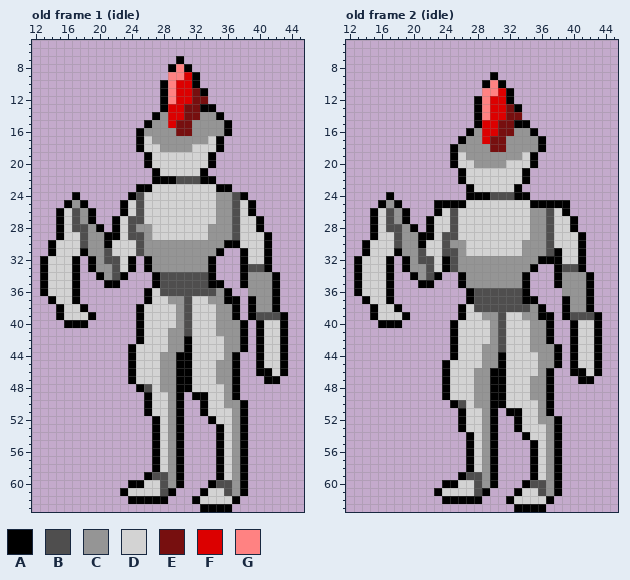
Pixel-art file, stored at Assets/DawnyArt/enemy1.aseprite. Above, as it was before the edit.
64x64 pixels, 16 frames. Shown: old frame 1 (idle): x 12..45, y 5..63; old frame 2 (idle): x 12..45, y 5..63. The commit also changed other frames, which this record leaves out.
Palette (. is transparent): A #000000  B #4f4e4e  C #959595  D #d3d3d3  E #770f0f  F #dc0000  G #ff8282
Pixels before, old frame 1 (idle), first column x 13:
 7 .................A.............
 8 ................AGA............
 9 ................GGFA...........
10 ...............AGFFA...........
11 ...............AGFFEA..........
12 ...............AGFFEE..........
13 ...............AFFEEAA.........
14 ..............ACFFEECCA........
15 .............ACCFEECCCCA.......
16 ............ACCCCEECCCCA.......
17 ............ADCCCCCCCDA........
18 ............ADDCCCCDDDA........
19 .............ADDDDDDDA.........
20 .............ADDDDDDDA.........
21 ..............ADDDDDA..........
22 ..............AAABBBAA.........
23 ............AADDDDDDDDAA.......
24 ....A......ABDDDDDDDDDCCBA.....
25 ...ACA....ADBDDDDDDDDDCCBDA....
26 ..ADBCA...ADBDDDDDDDDDCCBDA....
27 ..ADBCA..ADBBDDDDDDDDDCCBDDA...
28 ..ADBBCA.ADBCCDDDDDDDCCCBDDA...
29 ..ADDBCCAADBBCDDDDDDDCCCBDDDA..
30 .ADDDBCCADDDBCCCCCCCCCCAADDDA..
31 .ADDDACCBDDDBCCCCCCCCCA..ADDA..
32 ADDDA.ACBBDA.ACCCCCCCA...ADDA..
33 ADDDA.ACCBDA.ACCCCCCCA...ABBA..
34 ADDDA..ACBA...ABBBBBBA...ACCCA.
35 ADDDA...AA....ABBBBBBAA..ACCCA.
36 ADDDA........ADBBBBBBBCA..CCCA.
37 .ADDA........ADDCCBDDCCAA.ACCA.
38 ..ADDA......ADDDDCBDDDCCA.ACCA.
39 ..ADDDA.....ADDDDCBDDDCCA.ABBBA
40 ...AAA......ADDDDCBDDDCCCA.ADDA
41 ............ADDDCCBDDDCCCA.ADDA
42 ............ADDDCCADDDDCCA.ADDA
43 ...........ADDDDCCADDDDCCA.ADDA
44 ...........ADDDCCAADDDDCA..ADDA
45 ...........ADDDCCAADDDCCA..ADDA
46 ...........ADDDCCAADDDCCA..AADA
47 ...........ADDDCCAADDDCCA...AA.
48 ............ABDCCAADDDDCA......
49 .............ADDCA.AADDCA......
50 .............ADDCA..ADDCCA.....
51 .............ADDCA..ADDDCA.....
52 ..............ADCA...ADDCA.....
53 ..............ADCA....ADCA.....
54 ..............ADCA....ADCA.....
55 ..............ADCA....ADCA.....
56 ..............ADCA....ADCA.....
57 ..............ADCA....ADCA.....
58 ..............ADCA....ADCA.....
59 .............ABBCA....ADCA.....
60 ...........AADDBCA...ABBCA.....
61 ..........ADDDDBA...ADDBCA.....
62 ...........AAAAA...ADDDDA......
63 ....................AAAA.......
Pixels before, old frame 2 (idle), first column x 13:
 9 .................A.............
10 ................AGA............
11 ................GGFA...........
12 ...............AGFFA...........
13 ...............AGFFEA..........
14 ...............AGFFEE..........
15 ...............AFFEEAA.........
16 ..............ACFFEECCA........
17 .............ACCFEECCCCA.......
18 ............ACCCCEECCCCA.......
19 ............ADCCCCCCCDA........
20 ............ADDCCCCDDDA........
21 .............ADDDDDDDA.........
22 .............ADDDDDDDA.........
23 ..............ADDDDDA..........
24 ....A.........AAABBBAA.........
25 ...ACA....AAAADDDDDDDDAAAAA....
26 ..ADBCA...ADBDDDDDDDDDCCBDA....
27 ..ADBCA..ADDBDDDDDDDDDCCBDDA...
28 ..ADBBCA.ADDBDDDDDDDDDCCBDDA...
29 ..ADDBCCAADBBDDDDDDDDDCCBDDDA..
30 .ADDDBCCADDBCCDDDDDDDCCCBDDDA..
31 .ADDDACCBDDBBCDDDDDDDCCCBADDA..
32 ADDDA.ACBBDABCCCCCCCCCCAAADDA..
33 ADDDA.ACCBDABCCCCCCCCCA..ABBA..
34 ADDDA..ACBA..ACCCCCCCA...ACCCA.
35 ADDDA...AA...ACCCCCCCA...ACCCA.
36 ADDDA.........ABBBBBBA....CCCA.
37 .ADDA.........ABBBBBBAA...ACCA.
38 ..ADDA.......ADBBBBBBBCA..ACCA.
39 ..ADDDA......ADDCCBDDCCAA.ABBBA
40 ...AAA......ADDDDCBDDDCCA..ADDA
41 ............ADDDDCBDDDCCA..ADDA
42 ............ADDDDCBDDDCCA..ADDA
43 ............ADDDCCBDDDCCCA.ADDA
44 ............ADDDCCADDDDCCA.ADDA
45 ...........ADDDDCCADDDDCCA.ADDA
46 ...........ADDDCCAADDDDCA..AADA
47 ...........ADDDCCAADDDCCA...AA.
48 ...........ADDDCCAADDDCCA......
49 ...........ADDDCCAADDDCCA......
50 ............ABDCCAADDDDCA......
51 .............ADDCA.AADDCA......
52 .............ADDCA..ADDCCA.....
53 .............ADDCA..ADDDCA.....
54 ..............ADCA...ADDCA.....
55 ..............ADCA....ADCA.....
56 ..............ADCA....ADCA.....
57 ..............ADCA....ADCA.....
58 ..............ADCA....ADCA.....
59 .............ABBCA....ADCA.....
60 ...........AADDBCA...ABBCA.....
61 ..........ADDDDBA...ADDBCA.....
62 ...........AAAAA...ADDDDA......
63 ....................AAAA.......
The same view after the edit:
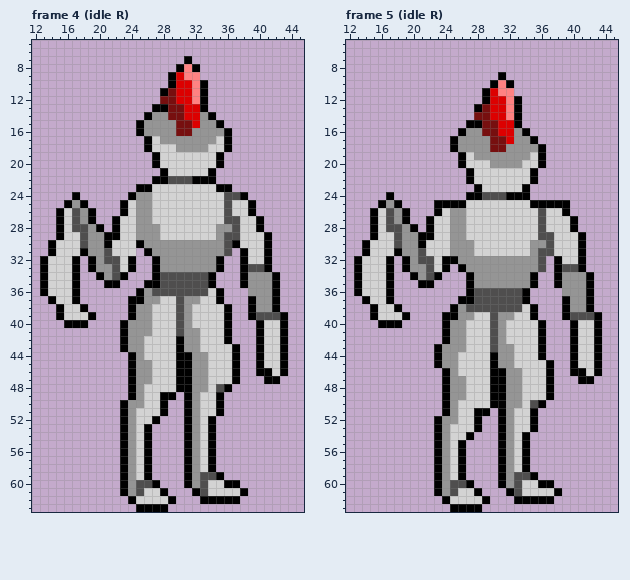
A new or re-ordered frame is compared with the old frame closest to it.
Commit: Dawny: being stoopid again, tamberang idle+anim
From old to new:
frames 16 -> 24
Changed rows in their new state; - is an unchanged pixel.
Frame 4 (idle R) is new; against old frame 1 (idle):
first column x 23:
 7 -------.A-------
 8 ------.AGA------
 9 ------AFGG------
10 -----.A--GA-----
11 ------E--G------
12 -----EE--GA-----
13 ----A-EEFF-.----
14 ---AC-EEFF-A.---
15 --AC--C--F--A.--
17 --.AD------CDA--
18 --.A-DD--CC-DA--
19 ---.A------DA---
20 ---.A------DA---
21 ----.A----DA----
22 ------B--A------
24 --CC--------DB--
25 --CC--------DBD-
26 --CC--------DBD-
27 -DCC--------DB--
28 -D--C------D----
29 -DC-C------D-B--
30 --A----------B--
31 --.A--------CB--
32 ---.A------CA---
33 ---.A------CA---
35 ---A--------.---
36 --ACB------DA.--
37 -AACC-DBCC-DA..-
38 -ACC---BC---DA.-
39 -ACC---BC---DA.-
40 ACCC---BC---DA..
41 ACCC--DBCC--DA..
42 ACC---DACC---A..
43 ACC---DACC---DA.
44 --C--DD--CC--D--
45 --CC-DD--CC-DD--
46 --CC-DD--CC-DD--
47 --CC-DD--CC-DD--
48 -ACD-DD--CC-BA.-
49 -ACD-AA.ACD-A..-
50 ACCD-A..ACD-A...
51 ACDD-A..ACD-A...
52 ACDD-...ACD-....
53 ACDA....ACDA....
54 ACDA....ACDA....
55 ACDA....ACDA....
56 ACDA....ACDA....
57 ACDA....ACDA....
58 ACDA....ACDA....
59 ACD-....ACBB-...
60 ACBBA...ACBDDAA.
61 -CB--A.--AB--DD-
62 --DDDDA--.AAAA--
63 --AAAA----....--
Frame 5 (idle R) is new; against old frame 2 (idle):
first column x 23:
 9 -------.A-------
10 ------.AGA------
11 ------AFGG------
12 -----.A--GA-----
13 ------E--G------
14 -----EE--GA-----
15 ----A-EEFF-.----
16 ---AC-EEFF-A.---
17 --AC--C--F--A.--
19 --.AD------CDA--
20 --.A-DD--CC-DA--
21 ---.A------DA---
22 ---.A------DA---
23 ----.A----DA----
24 ------B--A------
26 --CC--------DBD-
27 --CC--------DBD-
28 --CC--------DBD-
29 -DCC--------DB--
30 -D--C------D----
31 -DC-C------D-B-D
32 --A----------B.-
33 --.A--------CB--
34 ---.A------CA---
35 ---.A------CA---
37 ---A--------.---
38 --ACB------DA.--
39 -AACC-DBCC-DA..-
40 -ACC---BC---DA.-
41 -ACC---BC---DA.-
42 -ACC---BC---DA.-
43 ACCC--DBCC--DA..
44 ACC---DACC---A..
45 ACC---DACC---DA.
46 --C--DD--CC--D--
47 --CC-DD--CC-DD--
48 --CC-DD--CC-DD--
49 --CC-DD--CC-DD--
50 -ACD-DD--CC-BA.-
51 -ACD-AA.ACD-A..-
52 ACCD-A..ACD-A...
53 ACDD-A..ACD-A...
54 ACDD-...ACD-....
55 ACDA....ACDA....
56 ACDA....ACDA....
57 ACDA....ACDA....
58 ACDA....ACDA....
59 ACD-....ACBB-...
60 ACBBA...ACBDDAA.
61 -CB--A.--AB--DD-
62 --DDDDA--.AAAA--
63 --AAAA----....--
